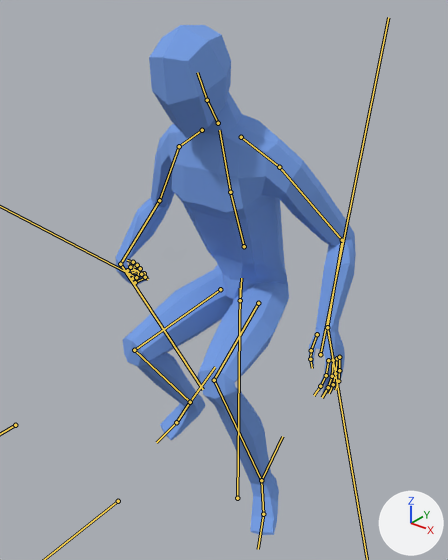
Renders of the glTF model Soulslike/res/entity/creature/generic_dude2.gltf from each side of a commit.
Rendered twice from a 50 mm camera at (1.068, -1.418, 1.784) aimed at (0.013, -0.1, 0.966). The axes (+X, +Y, +Z) are drawn at lower right. The lights are the same throughout. Both versions are drawn at frame 0 of the action 'fall'; the numbers are the values there. The bones that bend it are drawn over the model as lines.
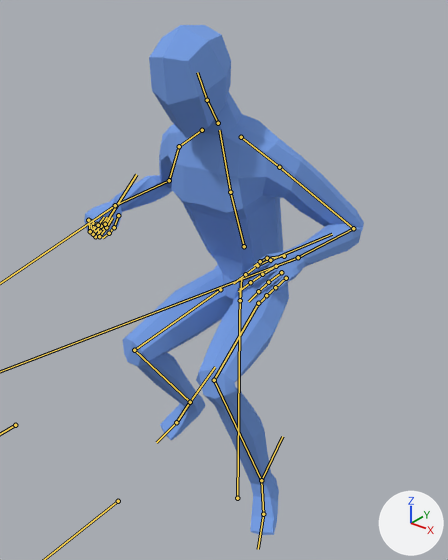
Location of each change, (x1, y1, x2, y2) in pixels of the pictures (448 x 560 px):
'Cube', posed (16% wider): before (115, 25, 356, 535); after (84, 25, 364, 535)
bone 'ArmUpper.L', root to tip: before (279, 167) to (342, 240); after (279, 167) to (353, 228)
bone 'ArmLower.L', root to tip: before (342, 240) to (327, 327); after (353, 228) to (298, 257)
bone 'Hand.L', root to tip: before (327, 327) to (329, 340); after (298, 257) to (289, 261)
bone 'ArmUpper.R', root to tip: before (179, 146) to (159, 200); after (179, 146) to (169, 180)
bone 'ArmLower.R', root to tip: before (159, 200) to (120, 264); after (169, 180) to (115, 205)
bone 'Hand.R', root to tip: before (120, 264) to (124, 270); after (115, 205) to (106, 211)

Patch to the scene script:
```diff
--- a/Soulslike/res/entity/creature/generic_dude2.gltf.py
+++ b/Soulslike/res/entity/creature/generic_dude2.gltf.py
@@ bone_armupper_l @@
 bone_armupper_l = bpy.data.objects['Armature'].pose.bones['ArmUpper.L']  # child of 'Shoulder.L'
-bone_armupper_l.rotation_quaternion = (0.996, -0.069, -0.003, 0.048)  # degrees (-8, 0, 5)
+bone_armupper_l.rotation_quaternion = (0.983, -0.126, -0.08, 0.103)  # degrees (-15, -8, 13)
@@ bone_armlower_l @@
 bone_armlower_l = bpy.data.objects['Armature'].pose.bones['ArmLower.L']  # child of 'ArmUpper.L'
-bone_armlower_l.rotation_quaternion = (0.918, 0.32, -0.205, -0.113)  # degrees (42, -18, -21)
+bone_armlower_l.rotation_quaternion = (0.595, 0.746, -0.154, -0.256)  # degrees (99, 12, -33)
@@ bone_hand_l @@
 bone_hand_l = bpy.data.objects['Armature'].pose.bones['Hand.L']  # child of 'ArmLower.L'
-bone_hand_l.rotation_quaternion = (0.984, -0.035, 0.169, 0.038)  # degrees (-3, 20, 4)
+bone_hand_l.rotation_quaternion = (0.9, 0.089, 0.421, -0.075)  # degrees (9, 50, -5)
@@ bone_armupper_r @@
 bone_armupper_r = bpy.data.objects['Armature'].pose.bones['ArmUpper.R']  # child of 'Shoulder.R'
-bone_armupper_r.rotation_quaternion = (0.993, 0.019, -0.061, -0.101)  # degrees (3, -7, -12)
+bone_armupper_r.rotation_quaternion = (0.981, -0.111, 0.053, -0.15)  # degrees (-14, 4, -18)
@@ bone_armlower_r @@
 bone_armlower_r = bpy.data.objects['Armature'].pose.bones['ArmLower.R']  # child of 'ArmUpper.R'
-bone_armlower_r.rotation_quaternion = (0.906, 0.314, 0.275, 0.072)  # degrees (43, 27, 20)
+bone_armlower_r.rotation_quaternion = (0.632, 0.729, 0.195, 0.177)  # degrees (98, -1, 31)
@@ bone_hand_r @@
 bone_hand_r = bpy.data.objects['Armature'].pose.bones['Hand.R']  # child of 'ArmLower.R'
-bone_hand_r.rotation_quaternion = (0.577, -0.383, -0.57, 0.442)  # degrees (-87, -19, 92)
+bone_hand_r.rotation_quaternion = (0.763, -0.028, -0.628, 0.154)  # degrees (-48, -72, 59)
```
